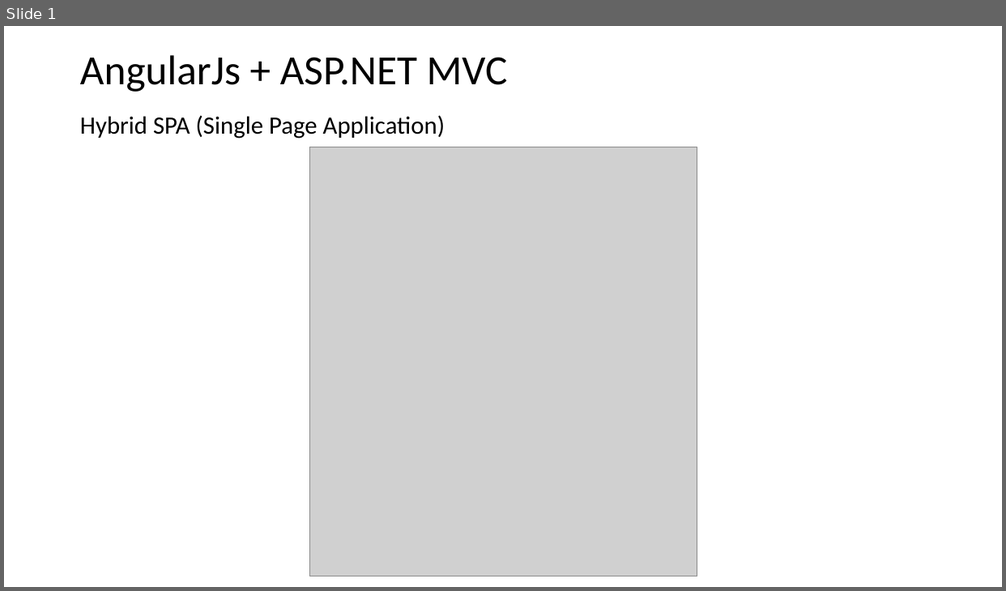
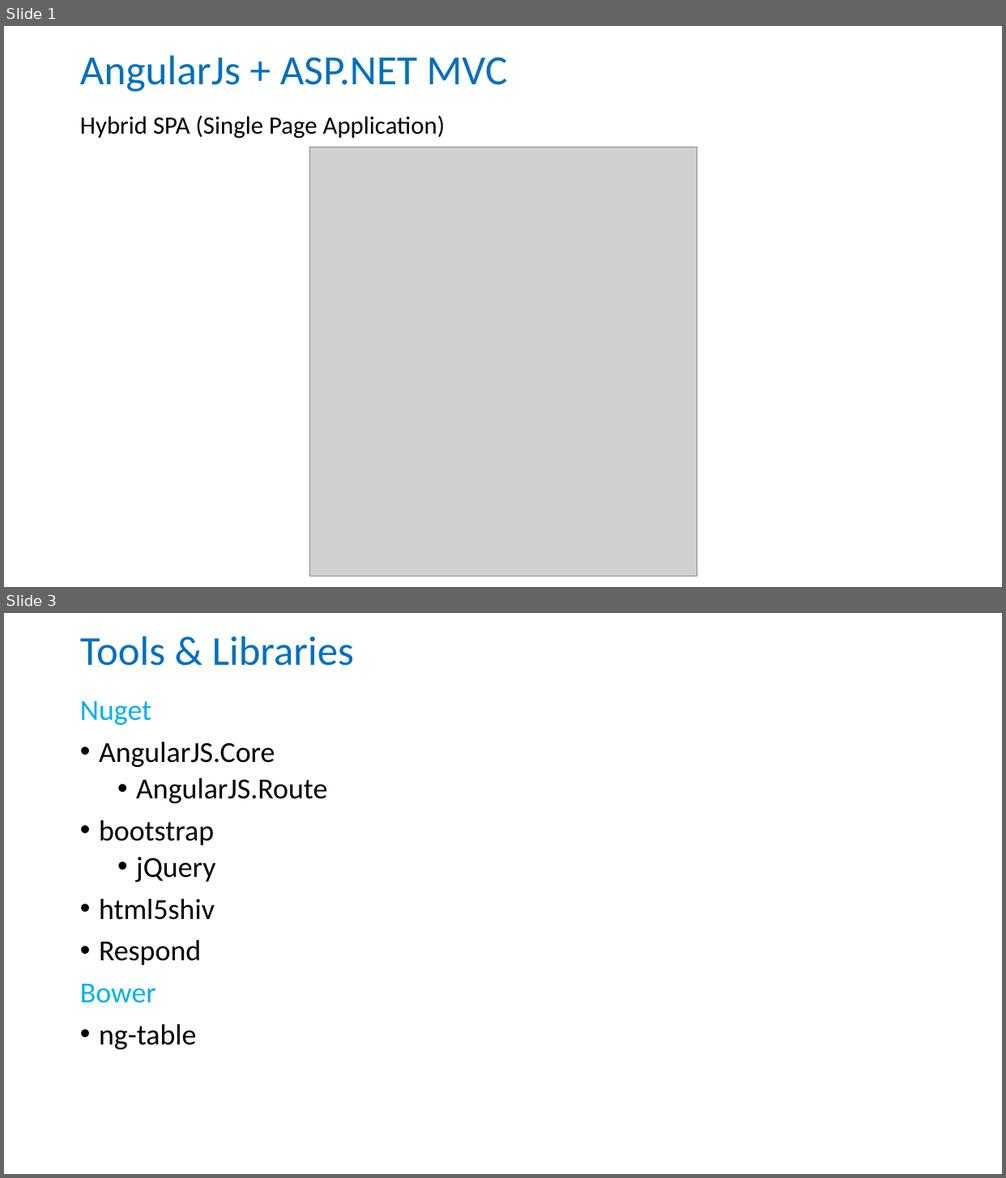
Before and after one commit to twisha/whyspa, a slide deck: Diagram/AngularJs + ASP.pptx. Shown one above the other, each under a label of ours: slide 1 before the commit, slides 1 and 3 after it; the slides between them are not shown. The pictures are 1006x591 and 1006x1178 pixels, drawn with LibreOffice and Linux fonts; fonts in the diff are those of the drawing; grey boxes stand for pictures. Boxes give left, top, right and bottom in pixels: in the first picture for what was removed or moved away, otherwise in the second. Text is boxed around its words. In the diff, an @@ line names an element or a change of style, - is before the commit and + after.

```diff
--- a/Diagram/AngularJs + ASP.pptx
+++ b/Diagram/AngularJs + ASP.pptx
@@ slide 3 added at <box>4,613,1002,1174</box>, background #FFFFFF @@
@@ title added at <box>80,636,354,666</box>, 39.6 pt, text #0070C0 @@
+Tools & Libraries
@@ text added at <box>80,701,327,1050</box>, 28 pt, text #000000 @@
+Nuget
+• AngularJS.Core
+  • AngularJS.Route
+• bootstrap
+  • jQuery
+• html5shiv
+• Respond
+Bower
+• ng-table
@@ slide 1 changed as well @@
@@ title "AngularJs + ASP.NET MVC" at <box>80,55,508,92</box>: text colour #000000 to #0070C0 @@
```
Also in this commit, not shown: 1 other slide added, 40 other files.
